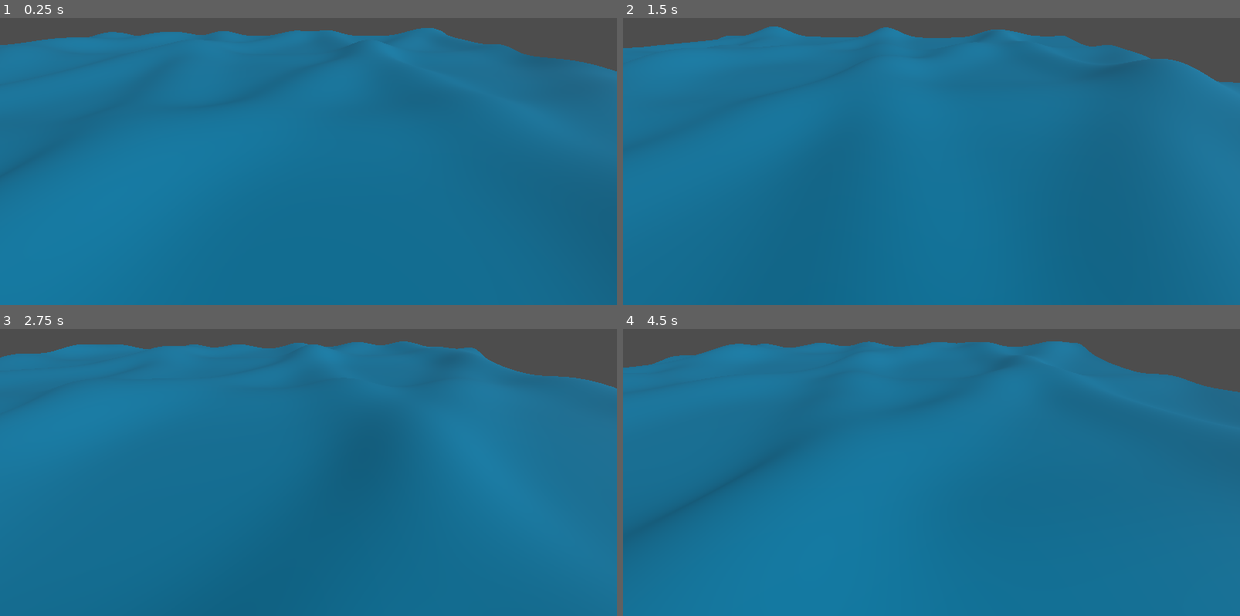
Above: before the commit, frames 1-4 (two rows, left to right).
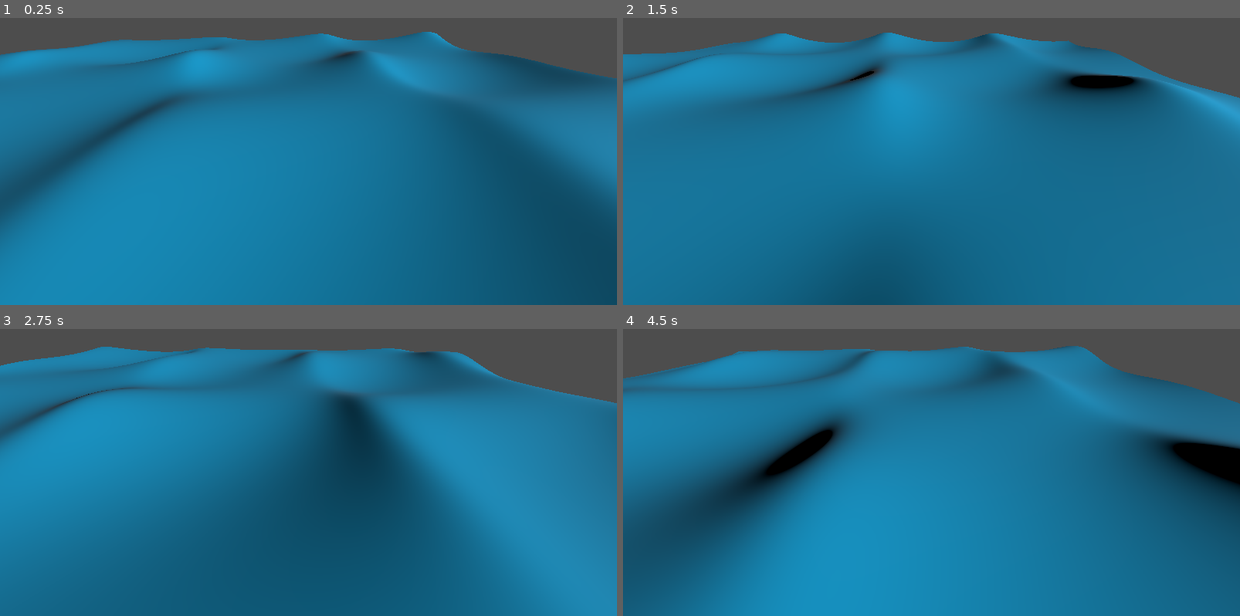
Above: after the commit, the same moments.

Repository: yagolasse/water-shader
Game: Godot game, scene res://world.tscn
The game is run twice, just before and just after one commit, with the same random seed, the same clock (stepped at 60 frames per second) and the same inputs. The project has no main scene, so this scene is started directly.
Inputs:
- Up to frame 1 (0.25 s): no input
- Up to frame 2 (1.5 s): no input
- Up to frame 3 (2.75 s): no input
- Up to frame 4 (4.5 s): no input

The runs differ from the first frame. In frame 1, 23% of the frame differs, in the area x 0-100%, y 3-100%; in frame 2, 14%; in frame 3, 26%; in frame 4, 31%, in the area x 0-100%, y 4-100%.

Commit message:
Add gerstner wave

Diff:
--- a/water.gdshader
+++ b/water.gdshader
@@ -30,7 +30,13 @@
 }
 
 float wave(vec2 position, vec2 normalized_direction, float frequency, float time, float phase) {
-	return dot(normalized_direction, vec2(position.x, position.y)) * frequency + time * phase;
+	return dot(normalized_direction, position) * frequency + time * phase;
+}
+
+vec2 normalized_direction(float degree) {
+	float wind_direction = radians(degree);
+	vec2 direction = vec2(cos(wind_direction), sin(wind_direction));
+	return normalize(direction);
 }
 
 // Sine
@@ -38,8 +44,9 @@
 	return vec3(0.0, amplitude * sin(wave), 0.0);
 }
 
-vec2 partial_derivative(float frequency, vec2 normalized_direction, float amplitude, float wave) {
-	return frequency * normalized_direction * amplitude * cos(wave);
+vec3 partial_derivative(float frequency, vec2 normalized_direction, float amplitude, float wave) {
+	vec2 derivative = frequency * normalized_direction * amplitude * cos(wave);
+	return vec3(derivative.x, 0.0, derivative.y);
 }
 
 // Sharper Sine
@@ -47,10 +54,11 @@
 	return vec3(0.0, 2.0 * amplitude * pow((sin(wave) + 1.0) / 2.0, exponent), 0.0);
 }
 
-vec2 sharper_sine_partial_derivative(float frequency, vec2 normalized_direction, float amplitude, float wave) {
+vec3 sharper_sine_partial_derivative(float frequency, vec2 normalized_direction, float amplitude, float wave) {
 	vec2 partial = exponent * normalized_direction * frequency * amplitude;
 	float second_partial = pow((sin(wave) + 1.0) / 2.0, exponent - 1.0);
-	return frequency * normalized_direction * amplitude * second_partial * cos(wave);
+	vec2 derivative = frequency * normalized_direction * amplitude * second_partial * cos(wave);
+	return vec3(derivative.x, 0.0, derivative.y);
 }
 
 // Gerstner
@@ -58,6 +66,12 @@
 	vec2 position = steepness * amplitude * normalized_direction * cos(wave);
 	float displacement = amplitude * sin(wave);
 	return vec3(position.x, displacement, position.y);
+}
+
+vec3 gerstner_partial_derivative(vec2 normalized_direction, float amplitude, float steepness, float frequency, float wave) {
+	vec2 derivative = frequency * normalized_direction * amplitude * cos(wave);
+	float displacement = steepness * frequency * amplitude * sin(wave);
+	return vec3(derivative.x, displacement, derivative.y);
 }
 
 void fragment() {
@@ -72,14 +86,12 @@
 	vec2 position = VERTEX.xz;
 
 	for (int i = 0; i < MAX_WAVE_COUNT; i++) {
-		float wind_direction = radians(float(wind_directions[i]));
-		vec2 direction = vec2(cos(wind_direction), sin(wind_direction));
-		vec2 normalized_direction = normalize(direction);
 		float frequency = frequency(wavelengths[i]);
 		float phase = phase(speeds[i], wavelengths[i]);
+		vec2 normalized_direction = normalized_direction(float(wind_directions[i]));
 
 		vec3 wave_state = vec3(0.0);
-		vec2 derivative = vec2(0.0);
+		vec3 derivative = vec3(0.0);
 
 		float wave = wave(position, normalized_direction, frequency, time, phase);
 
@@ -95,13 +107,14 @@
 			case WAVE_TYPE_GERSTNER:
 				float steepness = steepness(steepnesses[i], frequency, amplitudes[i]);
 				wave_state = gerstner_wave_state(normalized_direction, amplitudes[i], steepness, wave);
+				derivative = gerstner_partial_derivative(normalized_direction, amplitudes[i], steepness, frequency, wave);
 				break;
 		}
 		vertex_accumulator += wave_state;
-		normal_accumulator += vec3(derivative.x, derivative.y, 0);
+		normal_accumulator += derivative;
 	}
 
-	NORMAL = normalize(vec3(-normal_accumulator.x, 1.0, -normal_accumulator.y));
+	NORMAL = normalize(vec3(-normal_accumulator.x, 1.0 - normal_accumulator.y, -normal_accumulator.z));
 	// Local coords vertex y starts in zero so we can do this
 	VERTEX += vertex_accumulator;
 }
--- a/world.tscn
+++ b/world.tscn
@@ -10,8 +10,8 @@
 shader_parameter/speeds = PackedFloat32Array(5.631, 8.665, 3.95, 3.575)
 shader_parameter/amplitudes = PackedFloat32Array(0.7, 0.735, 0.47, 0.485)
 shader_parameter/wavelengths = PackedFloat32Array(9.12, 9.66, 8.805, 16.835)
-shader_parameter/steepnesses = PackedFloat32Array(0.4, 0.8, 0.3, 0.5)
-shader_parameter/wave_type = 1
+shader_parameter/steepnesses = PackedFloat32Array(0.04, 0.79, 0.14, 0.77)
+shader_parameter/wave_type = 2
 shader_parameter/wind_directions = PackedInt32Array(35, 170, 85, -79)
 
 [sub_resource type="PlaneMesh" id="PlaneMesh_lqahc"]
